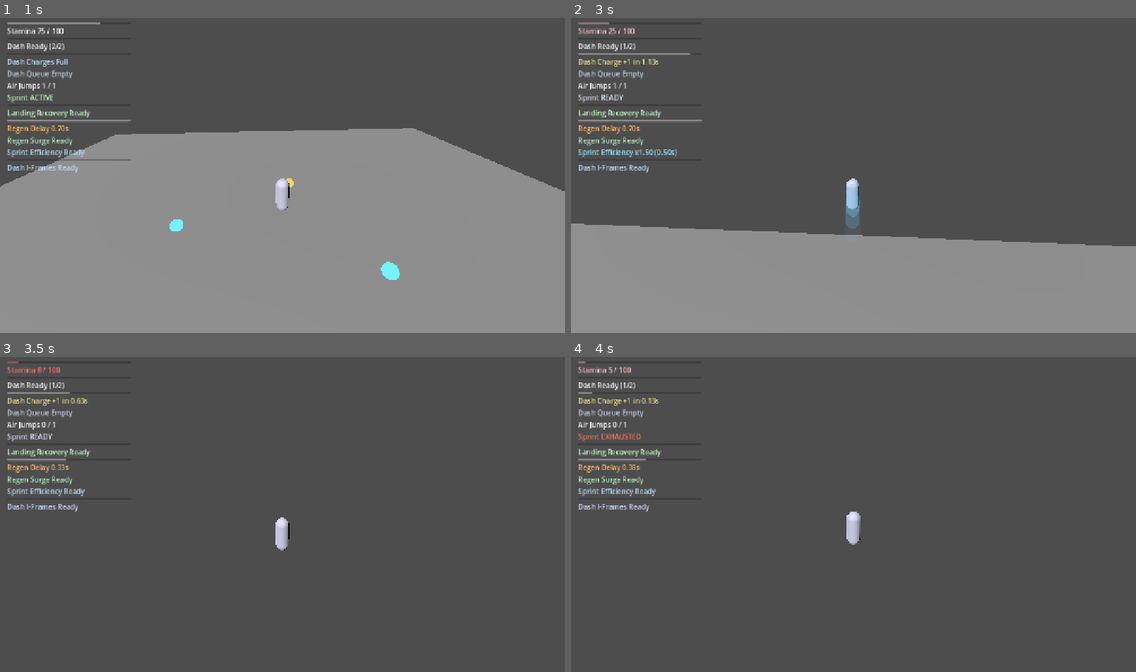
Above: before the commit, frames 1-4 (two rows, left to right).
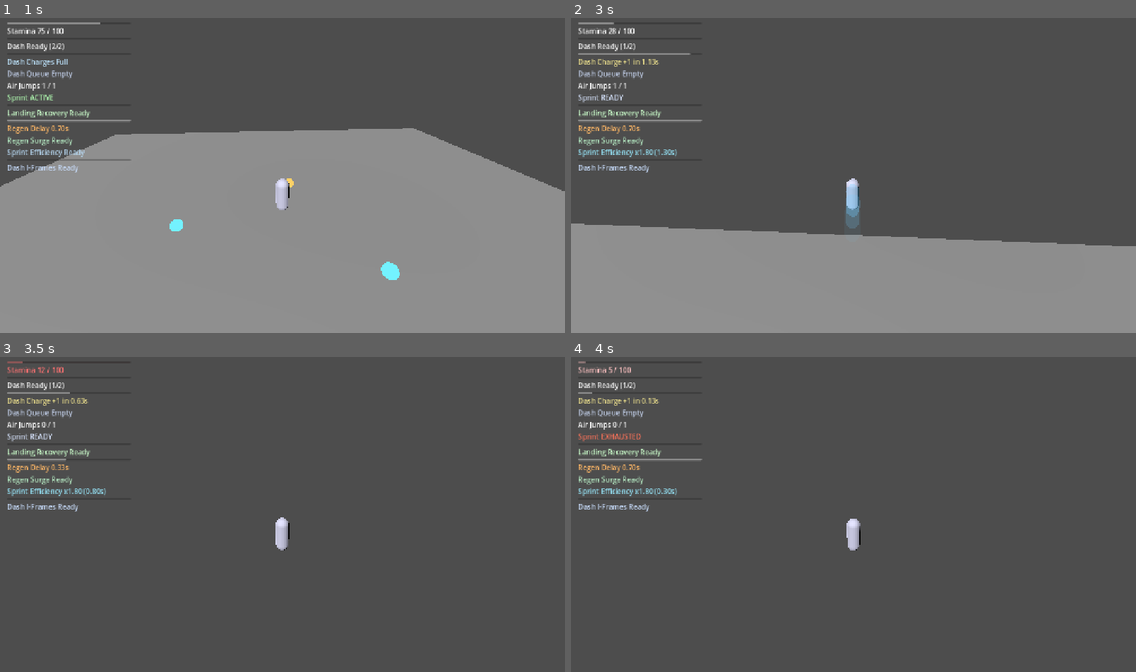
Above: after the commit, the same moments.

Repository: thegoatleroyjenkins/arpg-game
Game: Godot game, scene res://prototype3d/main_3d.tscn
Same seed, same stepped clock (60 frames per second), same inputs: the game is played once before the commit and once after it. This scene is started directly instead of the project's main scene.
Inputs (mouse positions are in pixels of both pictures, inside the frame that each line leads up to):
- Up to frame 1 (1 s): tap Enter (ui_accept) at 0.5 s; move the mouse to (310, 172) at 0.52 s; hold W (move_up) from 0.53 s (still down); hold Shift (sprint) from 0.53 s (still down); tap Space (jump) at 0.77 s
- Up to frame 2 (3 s): keep holding W (move_up); move the mouse to (825, 175) at 1.27 s; release Shift (sprint) at 1.28 s; click (825, 175) at 1.35 s; tap Space (jump) at 1.52 s; tap Shift (sprint) at 1.55 s; move the mouse to (864, 169) at 2.02 s; hold Shift (sprint) 2.03-2.78 s; tap R (camera_recenter) at 2.1 s; move the mouse to (847, 178) at 2.77 s; tap Q (dash) at 2.85 s
- Up to frame 3 (3.5 s): keep holding W (move_up); tap Space (jump) at 3.02 s; tap Shift (sprint) at 3.05 s
- Up to frame 4 (4 s): keep holding W (move_up); move the mouse to (893, 517) at 3.52 s; hold Shift (sprint) from 3.53 s (still down); tap Space (jump) at 3.77 s

Frame 1 is identical in both runs. In frame 2, less than 0.1% of the frame differs, in the area x 1-17%, y 1-44%; in frame 3, 0.2%; in frame 4, 0.3%, in the area x 1-52%, y 32-62%.

Commit message:
Add data-driven sprint-efficiency tuning to stamina pickup profiles

Diff:
--- a/prototype3d/stamina_pickup_profile_3d.gd
+++ b/prototype3d/stamina_pickup_profile_3d.gd
@@ -33,6 +33,10 @@
 @export var regen_boost_duration: float = 1.6
 @export_range(1.0, 4.0, 0.05) var regen_boost_multiplier: float = 1.35
 
+@export_group("Sprint Efficiency")
+@export var sprint_efficiency_boost_duration: float = 2.4
+@export_range(1.0, 4.0, 0.05) var sprint_efficiency_boost_multiplier: float = 1.5
+
 @export_group("Line of Sight")
 @export var magnet_requires_line_of_sight: bool = true
 @export_flags_3d_physics var magnet_line_of_sight_collision_mask: int = 1
--- a/prototype3d/stamina_pickup_profile_quick_3d.tres
+++ b/prototype3d/stamina_pickup_profile_quick_3d.tres
@@ -6,6 +6,8 @@
 script = ExtResource("1_profile_script")
 stamina_restore = 18.0
 respawn_time = 6.0
+sprint_efficiency_boost_duration = 3.2
+sprint_efficiency_boost_multiplier = 1.8
 visual_albedo_color = Color(1, 0.82, 0.4, 1)
 visual_emission_color = Color(1, 0.65, 0.22, 1)
 visual_emission_energy = 1.35
--- a/prototype3d/stamina_pickup_profile_standard_3d.tres
+++ b/prototype3d/stamina_pickup_profile_standard_3d.tres
@@ -6,6 +6,8 @@
 script = ExtResource("1_profile_script")
 stamina_restore = 24.0
 respawn_time = 8.0
+sprint_efficiency_boost_duration = 2.0
+sprint_efficiency_boost_multiplier = 1.35
 visual_albedo_color = Color(0.45, 0.95, 1, 1)
 visual_emission_color = Color(0.3, 0.8, 1, 1)
 visual_emission_energy = 1.1
Not shown, changed: README.md
